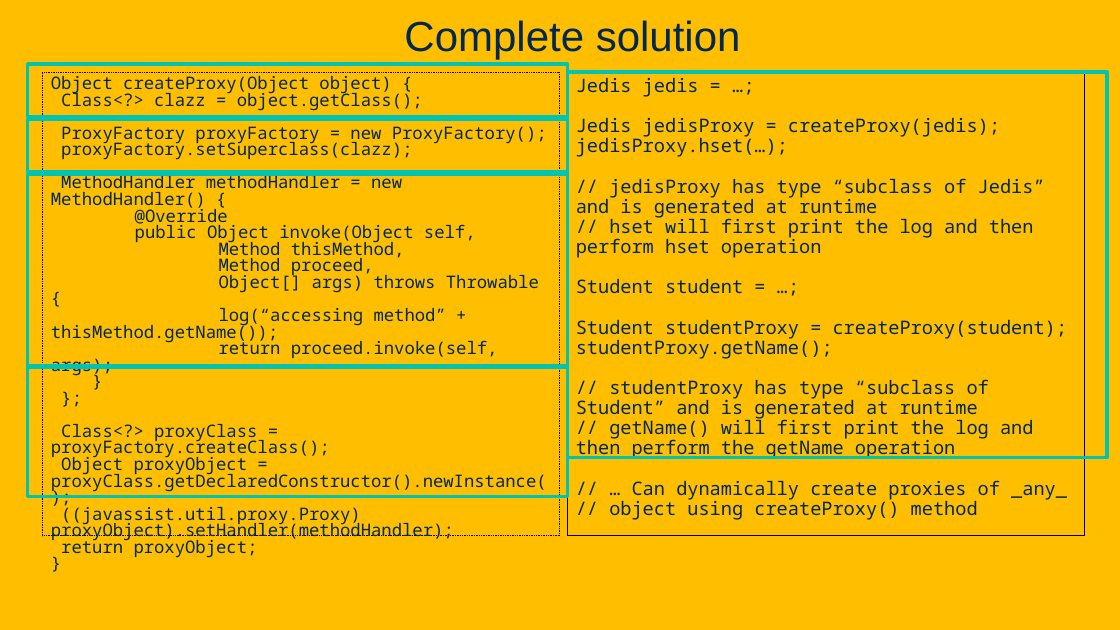
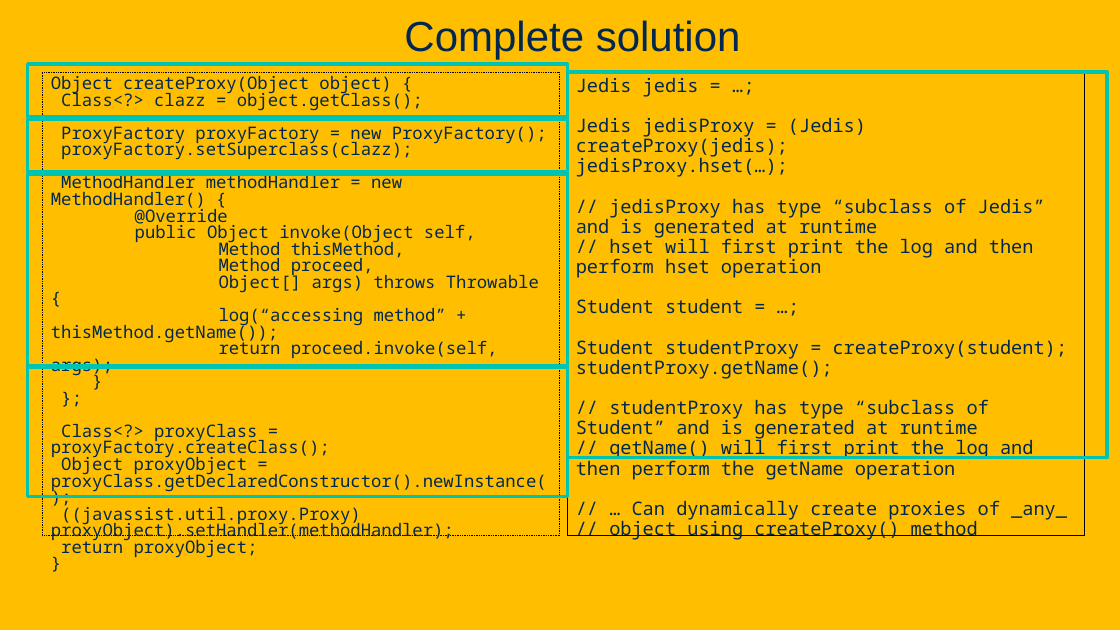
Before and after one commit to davsec-teaching/ECS160-Winter2025, a slide deck: slide 83 of slides/5_annotations_and_reflection.pptx. Drawn at 1120x630 pixels with LibreOffice and Linux fonts; fonts in the diff are those of the drawing; background and template pictures are left out. Boxes give left, top, right and bottom in pixels: in the first picture for what was removed or moved away, otherwise in the second. Text is boxed around its words. In the diff, an @@ line names an element or a change of style, - is before the commit and + after.

Commit message:
proxy use cases. moved mock testing from testing to proxy section

```diff
--- a/slides/5_annotations_and_reflection.pptx
+++ b/slides/5_annotations_and_reflection.pptx
@@ text at <box>576,117,866,158</box>: text changed @@
-Jedis jedisProxy = createProxy(jedis);
+Jedis jedisProxy = (Jedis) createProxy(jedis);
```
Also in this commit, not shown: 8 other slides changed, 31 slides added, 1 slide removed, 1 other file.
